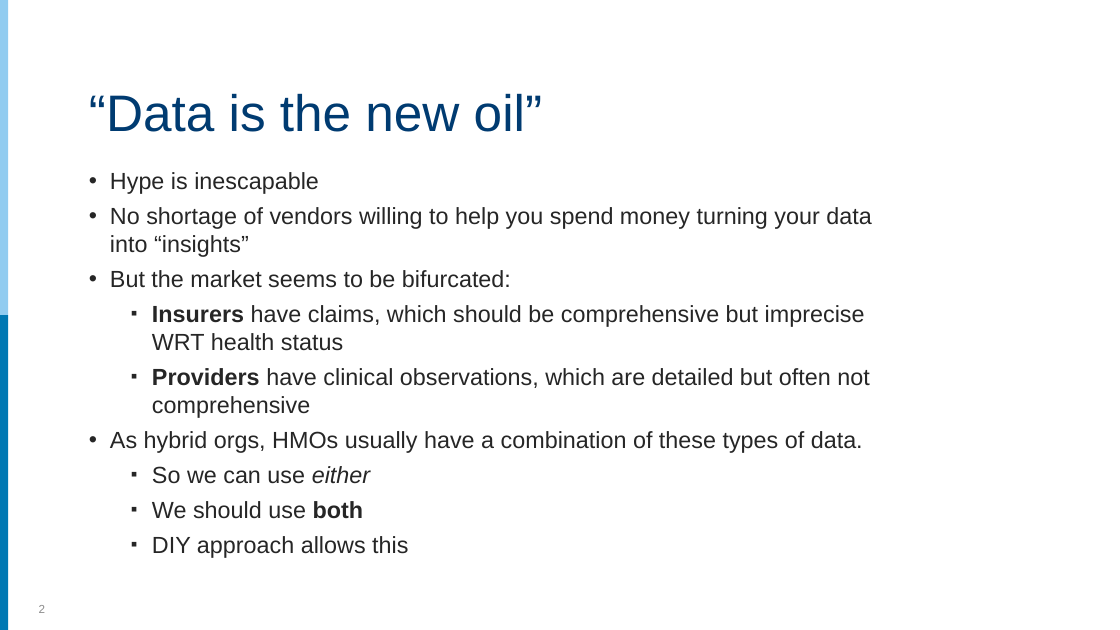
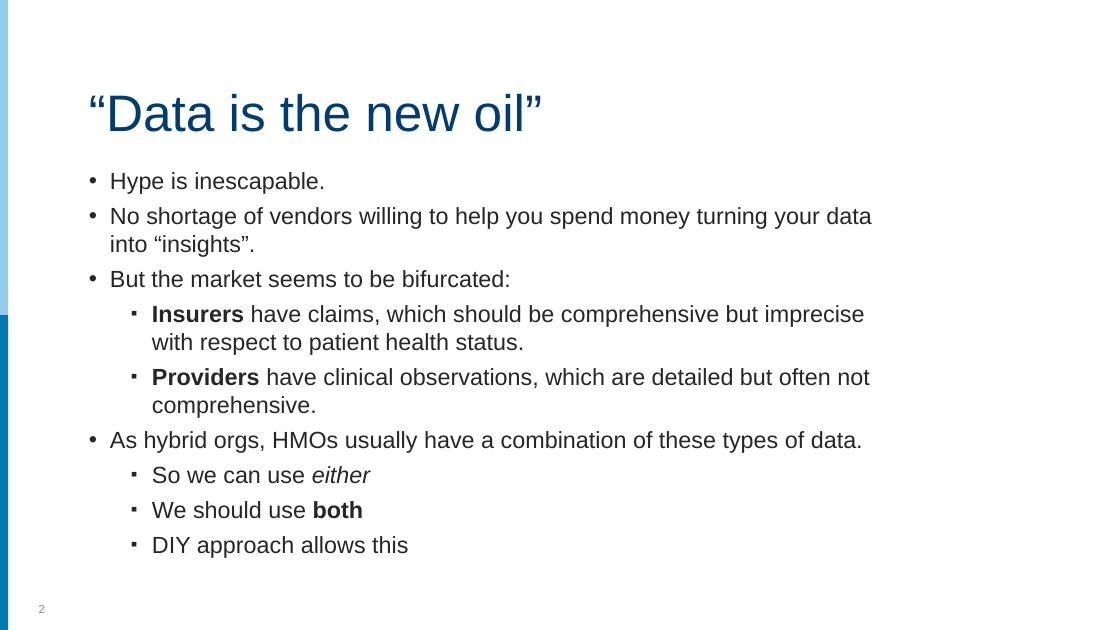
Before and after one commit to rpardee/hcsrn_2019, a slide deck: slide 2 of analytics_for_hmos.pptx. Drawn at 1120x630 pixels with LibreOffice and Linux fonts; fonts in the diff are those of the drawing. Boxes give left, top, right and bottom in pixels: in the first picture for what was removed or moved away, otherwise in the second. Text is boxed around its words. In the diff, an @@ line names an element or a change of style, - is before the commit and + after.

```diff
--- a/analytics_for_hmos.pptx
+++ b/analytics_for_hmos.pptx
@@ text at box(110, 172, 871, 257): text changed @@
-• Hype is inescapable
-• No shortage of vendors willing to help you spend money turning your data into “insights”
+• Hype is inescapable.
+• No shortage of vendors willing to help you spend money turning your data into “insights”.
@@ text at box(152, 305, 869, 418): text changed @@
-  ▪ Insurers have claims, which should be comprehensive but imprecise WRT health status
-  ▪ Providers have clinical observations, which are detailed but often not comprehensive
+  ▪ Insurers have claims, which should be comprehensive but imprecise with respect to patient health status.
+  ▪ Providers have clinical observations, which are detailed but often not comprehensive.
```
Also in this commit, not shown: 9 other slides changed, 5 slides added.
